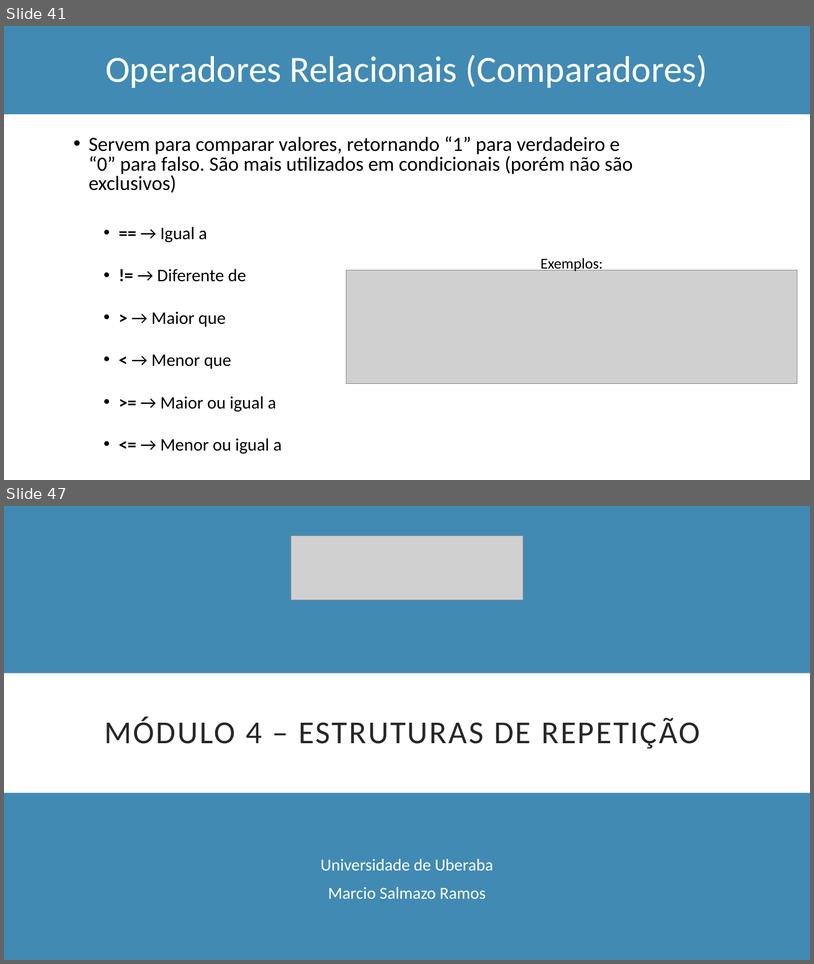
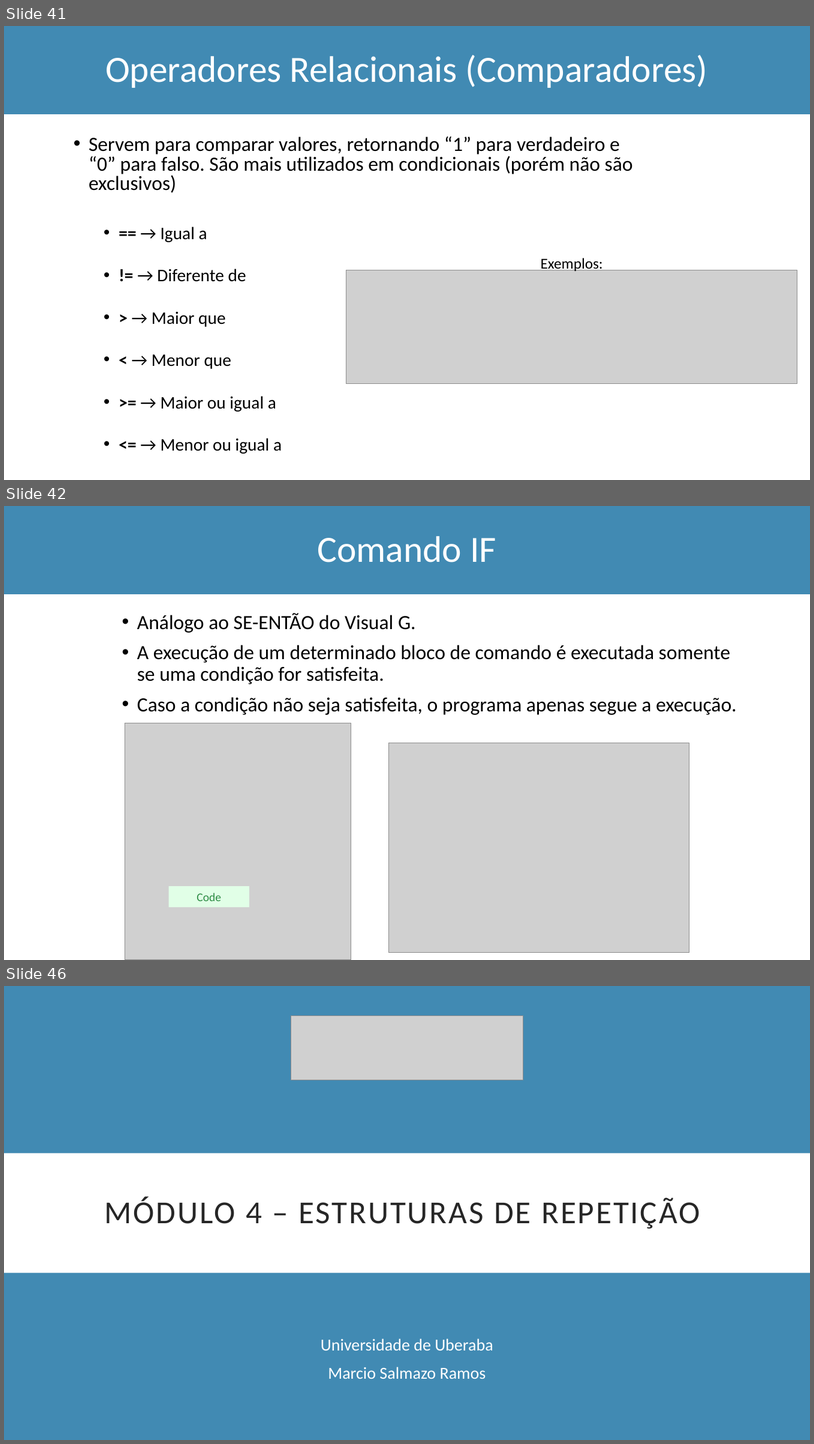
Before and after one commit to Marcio-Salmazo/Aulas, a slide deck: UNIUBE-LP/Teoria_LP.pptx. Shown one above the other, each under a label of ours: slides 41 and 47 before the commit, slides 41, 42 and 46 after it; the slides between them are not shown. The pictures are 814x964 and 814x1444 pixels, drawn with LibreOffice and Linux fonts; fonts in the diff are those of the drawing; grey boxes stand for pictures. Boxes give left, top, right and bottom in pixels: in the first picture for what was removed or moved away, otherwise in the second. Text is boxed around its words. In the diff, an @@ line names an element or a change of style, - is before the commit and + after.

```diff
--- a/UNIUBE-LP/Teoria_LP.pptx
+++ b/UNIUBE-LP/Teoria_LP.pptx
@@ slide 42 added at (4, 506, 810, 960), background #FFFFFF @@
@@ rectangle added at (4, 506, 810, 594), fill #418AB3, outline #418AB3 1 pt @@
@@ title added at (317, 536, 497, 562), 44 pt, text #FFFFFF @@
+Comando IF
@@ text added at (137, 613, 737, 715), 24 pt, text #000000 @@
+• Análogo ao SE-ENTÃO do Visual G.
+• A execução de um determinado bloco de comando é executada somente se uma condição for satisfeita.
+• Caso a condição não seja satisfeita, o programa apenas segue a execução.
@@ picture added at (125, 723, 351, 960) @@
@@ picture added at (389, 743, 689, 952) @@
@@ rectangle added at (168, 886, 249, 907), fill #E1FFE7, 14 pt, text #2F8D46 @@
+Code
@@ what was slide 47 is now slide 46 @@
```
Also in this commit, not shown: 4 slides changed, 2 slides removed, 2 other files.
